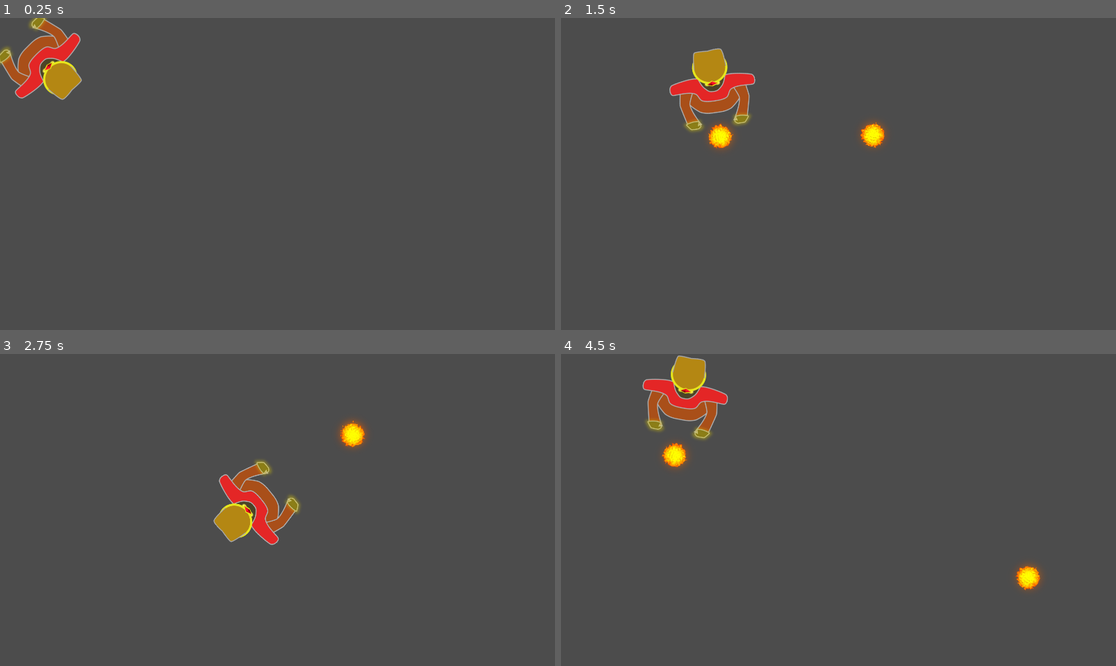
Above: before the commit, frames 1-4 (two rows, left to right).
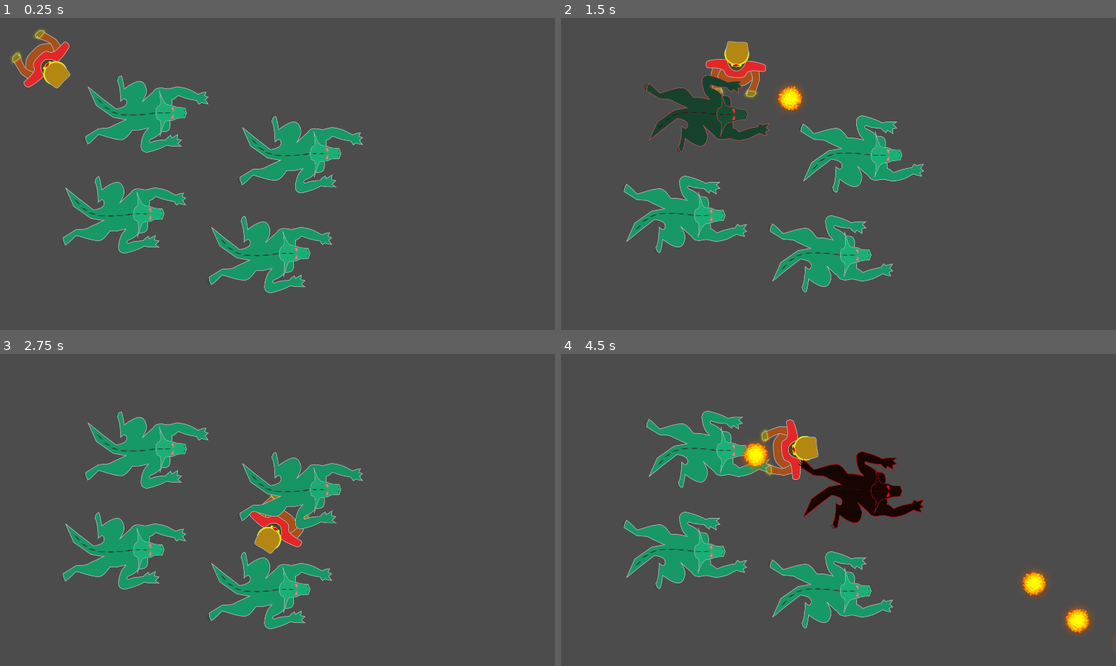
Above: after the commit, the same moments.

Repository: ludover-workshop/session-1-example
Game: Godot game, scene res://Main.tscn
Same seed, same stepped clock (60 frames per second), same inputs: the game is played once before the commit and once after it.
Inputs (mouse positions are in pixels of both pictures, inside the frame that each line leads up to):
- Up to frame 1 (0.25 s): no input
- Up to frame 2 (1.5 s): move the mouse to (960, 158) at 0.52 s; press the mouse at (960, 158) at 0.53 s; hold Right (ui_right) 0.53-1.28 s; move the mouse to (727, 189) at 1.27 s; release the mouse at (727, 189) at 1.28 s; hold Down (ui_down) from 1.28 s (still down); click (727, 189) at 1.35 s
- Up to frame 3 (2.75 s): move the mouse to (333, 441) at 2.02 s; release Down (ui_down) at 2.03 s; press the mouse at (333, 441) at 2.03 s; hold Right (ui_right) from 2.03 s (still down)
- Up to frame 4 (4.5 s): move the mouse to (810, 572) at 2.77 s; release Right (ui_right) at 2.78 s; release the mouse at (810, 572) at 2.78 s; hold Up (ui_up) 2.78-3.53 s; click (810, 572) at 2.85 s; move the mouse to (1005, 556) at 3.52 s; press the mouse at (1005, 556) at 3.53 s; hold Left (ui_left) from 3.53 s (still down); move the mouse to (672, 463) at 4.27 s; release the mouse at (672, 463) at 4.28 s; click (672, 463) at 4.35 s

The runs differ from the first frame. In frame 1, 11% of the frame differs, in the area x 0-66%, y 0-89%; in frame 2, 12%; in frame 3, 12%; in frame 4, 14%, in the area x 11-100%, y 0-94%.

Commit message:
Lo que llegamos a hacer de la sesión 2

Diff:
--- a/Main.tscn
+++ b/Main.tscn
@@ -1,26 +1,42 @@
-[gd_scene load_steps=4 format=2]
+[gd_scene load_steps=5 format=2]
 
 [ext_resource path="res://assets/mage.png" type="Texture" id=1]
 [ext_resource path="res://mage/mage.gd" type="Script" id=2]
+[ext_resource path="res://demon/demon.tscn" type="PackedScene" id=3]
 
 [sub_resource type="CapsuleShape2D" id=1]
-radius = 77.1721
-height = 59.0001
+radius = 50.9197
+height = 30.8085
 
 [node name="Main" type="Node2D"]
 
 [node name="MageBody" type="KinematicBody2D" parent="."]
 position = Vector2( 151.329, 151.329 )
+collision_mask = 3
 script = ExtResource( 2 )
 
 [node name="MageSprite" type="Sprite" parent="MageBody"]
+scale = Vector2( 0.7, 0.7 )
 texture = ExtResource( 1 )
 
 [node name="CollisionShape" type="CollisionShape2D" parent="MageBody"]
+position = Vector2( 0, -0.840897 )
 shape = SubResource( 1 )
 
 [node name="FireballSpawnPosition" type="Position2D" parent="MageBody"]
-position = Vector2( 114.361, 0 )
+position = Vector2( 81.5661, -1.68179 )
 __meta__ = {
 "_gizmo_extents_": 48.8
 }
+
+[node name="Demon" parent="." instance=ExtResource( 3 )]
+position = Vector2( 425.987, 680.819 )
+
+[node name="Demon2" parent="." instance=ExtResource( 3 )]
+position = Vector2( 1037.73, 472.041 )
+
+[node name="Demon3" parent="." instance=ExtResource( 3 )]
+position = Vector2( 931.095, 817.76 )
+
+[node name="demon" parent="." instance=ExtResource( 3 )]
+position = Vector2( 503.697, 331.313 )
--- /dev/null
+++ b/demon/demon.gd
@@ -0,0 +1,12 @@
+extends KinematicBody2D
+
+var life = 100
+
+onready var animationPlayerDamage = $AnimationPlayerDamage
+
+func receive_damage(damage):
+	life -= damage
+	animationPlayerDamage.play("Damage")
+	print(life)
+	if life <= 0:
+		queue_free()
--- /dev/null
+++ b/demon/demon.tscn
@@ -0,0 +1,108 @@
+[gd_scene load_steps=9 format=2]
+
+[ext_resource path="res://assets/demon.png" type="Texture" id=1]
+[ext_resource path="res://demon/demon.gd" type="Script" id=2]
+
+[sub_resource type="Animation" id=4]
+resource_name = "Damage"
+tracks/0/type = "value"
+tracks/0/path = NodePath("demon:modulate")
+tracks/0/interp = 1
+tracks/0/loop_wrap = true
+tracks/0/imported = false
+tracks/0/enabled = true
+tracks/0/keys = {
+"times": PoolRealArray( 0, 0.5, 1 ),
+"transitions": PoolRealArray( 1, 1, 1 ),
+"update": 0,
+"values": [ Color( 1, 1, 1, 1 ), Color( 1, 0, 0, 1 ), Color( 1, 1, 1, 1 ) ]
+}
+
+[sub_resource type="Animation" id=1]
+resource_name = "Walk"
+length = 0.5
+loop = true
+step = 0.05
+tracks/0/type = "value"
+tracks/0/path = NodePath("demon:flip_v")
+tracks/0/interp = 1
+tracks/0/loop_wrap = true
+tracks/0/imported = false
+tracks/0/enabled = true
+tracks/0/keys = {
+"times": PoolRealArray( 0, 0.25 ),
+"transitions": PoolRealArray( 1, 1 ),
+"update": 1,
+"values": [ false, true ]
+}
+
+[sub_resource type="Animation" id=5]
+resource_name = "Damage"
+tracks/0/type = "value"
+tracks/0/path = NodePath("demon:modulate")
+tracks/0/interp = 1
+tracks/0/loop_wrap = true
+tracks/0/imported = false
+tracks/0/enabled = true
+tracks/0/keys = {
+"times": PoolRealArray( 0, 0.5, 1 ),
+"transitions": PoolRealArray( 1, 1, 1 ),
+"update": 0,
+"values": [ Color( 1, 1, 1, 1 ), Color( 1, 0, 0, 1 ), Color( 1, 1, 1, 1 ) ]
+}
+
+[sub_resource type="Animation" id=6]
+resource_name = "Walk"
+length = 0.5
+loop = true
+step = 0.05
+tracks/0/type = "value"
+tracks/0/path = NodePath("demon:flip_v")
+tracks/0/interp = 1
+tracks/0/loop_wrap = true
+tracks/0/imported = false
+tracks/0/enabled = true
+tracks/0/keys = {
+"times": PoolRealArray( 0, 0.25 ),
+"transitions": PoolRealArray( 1, 1 ),
+"update": 1,
+"values": [ false, true ]
+}
+
+[sub_resource type="CapsuleShape2D" id=2]
+radius = 74.5428
+height = 69.6719
+
+[sub_resource type="CapsuleShape2D" id=3]
+radius = 90.4098
+height = 41.028
+
+[node name="Demon" type="KinematicBody2D"]
+collision_layer = 2
+collision_mask = 3
+script = ExtResource( 2 )
+
+[node name="demon" type="Sprite" parent="."]
+scale = Vector2( 0.7, 0.7 )
+texture = ExtResource( 1 )
+
+[node name="AnimationPlayerWalk" type="AnimationPlayer" parent="."]
+autoplay = "Walk"
+anims/Damage = SubResource( 4 )
+anims/Walk = SubResource( 1 )
+
+[node name="AnimationPlayerDamage" type="AnimationPlayer" parent="."]
+autoplay = "Walk"
+anims/Damage = SubResource( 5 )
+anims/Walk = SubResource( 6 )
+
+[node name="CollisionShape2D" type="CollisionShape2D" parent="."]
+position = Vector2( 0.943909, -1.78473 )
+rotation = 1.5708
+shape = SubResource( 2 )
+
+[node name="AreaDeAtaque" type="Area2D" parent="."]
+
+[node name="CollisionShape2D" type="CollisionShape2D" parent="AreaDeAtaque"]
+position = Vector2( 111.633, 0.32605 )
+shape = SubResource( 3 )
--- a/fireball/Fireball.gd
+++ b/fireball/Fireball.gd
@@ -3,6 +3,8 @@
 export(float) var speed = 900
 
 export(float) var time_to_live = 3
+
+export(float) var damage = 10
 
 func _physics_process(delta):
 	var velocity = Vector2(speed, 0).rotated(self.rotation)
@@ -13,3 +15,8 @@
 
 	if time_to_live <= 0:
 		queue_free()
+
+
+func _on_Area2D_body_entered(demon):
+	demon.receive_damage(damage)
+	queue_free()
--- a/fireball/Fireball.tscn
+++ b/fireball/Fireball.tscn
@@ -28,10 +28,13 @@
 
 [node name="AnimatedSprite" type="AnimatedSprite" parent="."]
 frames = SubResource( 1 )
-frame = 5
 playing = true
 
 [node name="Area2D" type="Area2D" parent="."]
+collision_layer = 0
+collision_mask = 2
 
 [node name="CollisionShape2D" type="CollisionShape2D" parent="Area2D"]
 shape = SubResource( 2 )
+
+[connection signal="body_entered" from="Area2D" to="." method="_on_Area2D_body_entered"]
--- a/mage/mage.gd
+++ b/mage/mage.gd
@@ -1,10 +1,17 @@
 extends KinematicBody2D
 
-export(float) var speed = 500
+export(float) var max_speed = 600
+export(float) var acceleration_amount = 2000
+export(float) var friction = 1000
+
+var velocity = Vector2.ZERO
 
 onready var FireballScene = preload("res://fireball/Fireball.tscn")
 
 onready var FireballSpawnPosition = $FireballSpawnPosition
+
+export(float) var fire_cooldown = 1.0 / 8.0
+var current_fire_cooldown = 0
 
 func move_with_keyboard(delta):
 	var input_vector = Vector2(0, 0)
@@ -19,8 +26,13 @@
 		input_vector.y = 1
 
 	input_vector = input_vector.normalized()
+	var input_target_velocity = input_vector * max_speed
 
-	self.move_and_slide(input_vector * speed)
+	var acceleration_to_use = acceleration_amount if input_target_velocity != Vector2.ZERO else friction
+
+	velocity = velocity.move_toward(input_target_velocity, acceleration_to_use * delta)
+
+	self.move_and_slide(velocity)
 
 func point_to_target(delta):
 	var mouse_position = get_viewport().get_mouse_position()
@@ -33,8 +45,11 @@
 	self.point_to_target(delta)
 
 func _process(delta):
-	if Input.is_action_just_pressed("ui_fire"):
+	if Input.is_action_pressed("ui_fire") && current_fire_cooldown <= 0:
 		var fireball = FireballScene.instance()
 		fireball.position = FireballSpawnPosition.global_position
 		fireball.rotation = self.rotation
 		get_tree().get_current_scene().add_child(fireball)
+		current_fire_cooldown = fire_cooldown
+	else:
+		current_fire_cooldown = max(current_fire_cooldown - delta, 0)
Binary file added: assets/demon.png
Not shown, added: assets/demon.png.import
